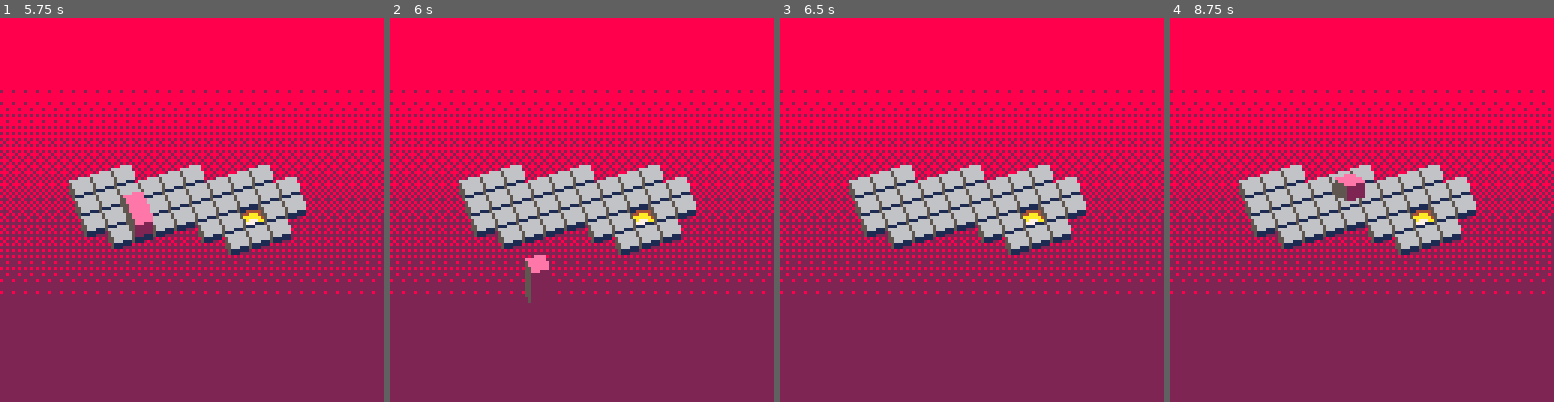
Above: before the commit, frames 1-4 (left to right).
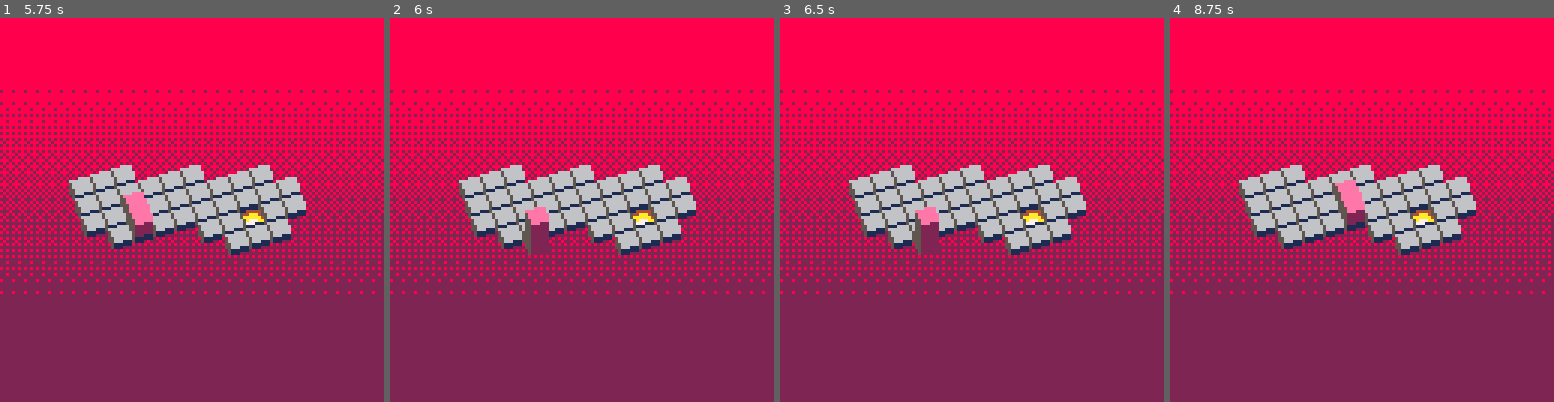
Above: after the commit, the same moments.

Repository: thorny-thorny/pico8-bloxorz
Game: PICO-8 cartridge bloxorz.p8
The game is run twice, just before and just after one commit, with the same random seed, the same clock (stepped at 60 frames per second) and the same inputs.
Inputs:
- Up to frame 1 (5.75 s): tap O (Z key) at 0.7, 1.7, 2.1, 2.5, 2.9, 3.3, 3.7, 4.1, 4.5, 4.9, 5.3, 5.7 s; hold Right 1.6-2.1 s; hold Up 2.15-2.42 s; hold Right 2.47-3.03 s; hold Left 3.08-3.58 s; hold Down 3.63-3.97 s; hold Right 4.02-4.68 s; hold Up 4.73-5.03 s; hold Left 5.08-5.68 s; hold Down from 5.73 s (still down)
- Up to frame 2 (6 s): keep holding Down
- Up to frame 3 (6.5 s): release Down at 6.03 s; hold Right from 6.08 s (still down); tap O (Z key) at 6.1 s
- Up to frame 4 (8.75 s): tap O (Z key) every 0.4 s from 6.5 to 8.5 s; release Right at 6.58 s; hold Right 6.63-7.13 s; hold Up 7.18-7.45 s; hold Right 7.5-8.07 s; hold Left 8.12-8.62 s; hold Down from 8.67 s (still down)

Frame 1 is identical in both runs. In frame 2, 1.0% of the frame differs, in the area x 35-42%, y 49-75%; in frame 3, 0.6%; in frame 4, 0.7%.

Commit message:
Splits animations

Diff:
--- a/block.lua
+++ b/block.lua
@@ -16,6 +16,7 @@
 		stands_on = block_stands_on,
 		get_points = block_get_points,
 		split = block_split,
+		try_join = block_try_join,
 	}
 
 	return block
@@ -64,7 +65,7 @@
 	points[1] = make_uv_point(self.point.u, self.point.v)
 
 	if self.split_point ~= nil then
-		points[2] = split_point
+		points[2] = self.split_point
 	elseif self.side == block_side.u then
 		points[2] = self.point:by_adding_u(1)
 	elseif self.side == block_side.v then
@@ -76,7 +77,7 @@
 
 function block_stands_on(self, point, whole)
 	local points = self:get_points()
-	if whole and #points != 1 then
+	if whole and #points ~= 1 then
 		return false
 	end
 
@@ -97,6 +98,29 @@
 	-- self.v = v1
 	-- self.u2 = u2
 	-- self.v2 = v2
+end
+
+function block_try_join(self)
+	if self.split_point ~= nil then
+		local touches_u = self.point:touches_point_by_u(self.split_point)
+		local touches_v = self.point:touches_point_by_v(self.split_point)
+
+		if touches_u or touches_v then
+			if touches_u then
+				self.side = block_side.u
+				self.point = make_uv_point(min(self.point.u, self.split_point.u), self.point.v)
+			else
+				self.side = block_side.v
+				self.point = make_uv_point(self.point.u, min(self.point.v, self.split_point.v))
+			end
+
+			self.split_active = false
+			self.split_point = nil
+			return true
+		end
+	end
+
+	return false
 end
 
 function block_update(self)
@@ -122,12 +146,12 @@
 	elseif btnp(⬇️) then
 		d.v = 1
 	elseif btnp(🅾️) then
-	-- self.split_active = ~self.split_active
-	end
-
-	if d.u != 0 then
-		if self.split_point != nil then
-			-- self.side = block_side.z
+		self.split_active = not self.split_active
+	end
+
+	if d.u ~= 0 then
+		if self.split_point ~= nil then
+			new_side = block_side.z
 		elseif self.side == block_side.z then
 			if d.u < 0 then
 					d.u = -2
@@ -139,9 +163,9 @@
 			end
 			new_side = block_side.z
 		end
-	elseif d.v != 0 then
-		if self.split_point != nil then
-			-- self.side = block_side.z
+	elseif d.v ~= 0 then
+		if self.split_point ~= nil then
+			new_side = block_side.z
 		elseif self.side == block_side.z then
 			if d.v < 0 then
 				d.v = -2
@@ -157,36 +181,23 @@
 
 	if not d:is_zero() then
 		local point = self.point
-		if self.split_point != nil and self.split_active == 1 then
-			-- point = self.split_point
-		end
-
-		self.prev_point = self.point
+		if self.split_point ~= nil and self.split_active then
+			point = self.split_point
+		end
+
+		self.prev_point = point
 		self.prev_side = self.side
 
-		self.point = point:by_adding_point(d)
+		local new_point = point:by_adding_point(d)
 		self.side = new_side
-
-		self.animation = make_block_transition_animation(self.prev_point, self.prev_side, self.point, self.side)
-	end
-
-	-- if self.split_point != nil then
-	-- 	local touches_u = self.point:touches_point_by_u(self.split_point)
-	-- 	local touches_v = self.point:touches_point_by_v(self.split_point)
-
-	-- 	if touches_u or touches_v then
-	-- 		self.split = false
-	-- 		self.updated = true
-
-	-- 		if touches_u then
-	-- 			self.side = block_side.u
-	-- 			self.point.u = min(self.point.u, self.split_point.u)
-	-- 		else
-	-- 			self.side = block_side.v
-	-- 			self.point.v = min(self.point.v, self.split_point.v)
-	-- 		end
-	-- 	end
-	-- end
+		if self.split_point ~= nil and self.split_active then
+			self.split_point = new_point
+		else
+			self.point = new_point
+		end
+
+		self.animation = make_block_transition_animation(self.prev_point, self.prev_side, new_point, self.side)
+	end
 
 	return false
 end
@@ -202,7 +213,7 @@
 	local sprite = nil
 	local thin = false
 
-	if self.animation ~= nil and self.animation ~= false then
+	if self.animation ~= nil and draw_split == self.split_active then
 		local state = self.animation:get_state()
 		if state.side ~= nil then
 			side = state.side
@@ -244,8 +255,15 @@
 end
 
 function block_draw(self)
-	self:subdraw(false)
 	if self.split_point ~= nil then
-		self:subdraw(true)
-	end
-end
+		local draw_split_first = false
+		if self.split_point.u > self.point.u or self.split_point.v < self.point.v then
+			draw_split_first = true
+		end
+
+		self:subdraw(draw_split_first)
+		self:subdraw(not draw_split_first)
+	else
+		self:subdraw(false)
+	end
+end
--- a/block_animations.lua
+++ b/block_animations.lua
@@ -3,8 +3,6 @@
 	u = 1, -- location: [(u, v), (u + 1, v)]
 	v = 2, -- location: [(u, v), (u, v + 1)]
 }
-
--- falling_animation_delay = 3
 
 function block_transition(from_point, from_side, to_point, to_side)
   local sprite = nil
@@ -16,6 +14,7 @@
   local v_to_z = to_side == block_side.z and from_side == block_side.v
   local v_to_v = to_side == block_side.v and from_side == block_side.v
   local u_to_u = to_side == block_side.u and from_side == block_side.u
+  local z_to_z = to_side == block_side.z and from_side == block_side.z -- splits
 
   local u_greater = to_point.u > from_point.u
   local v_greater = to_point.v > from_point.v
@@ -56,6 +55,18 @@
   elseif u_to_u and not v_greater then
     sprite = 96
     d:add(0, -10)
+  elseif z_to_z and u_greater then
+    sprite = 98
+    d:add(-2, -8)
+  elseif z_to_z and not u_greater and to_point.u ~= from_point.u then
+    sprite = 100
+    d:add(-5, -11)
+  elseif z_to_z and v_greater then
+    sprite = 102
+    d:add(-1, -10)
+  elseif z_to_z and not v_greater and to_point.v ~= from_point.v then
+    sprite = 104
+    d:add(-4, -1)
   end
 
   return {
--- a/bloxorz.p8
+++ b/bloxorz.p8
@@ -286,11 +286,11 @@
 __map__
 0101000000010101010100000000010100000000000000000000000000000000000000000000000000000000000000000000000000000000000000000000000000000000000000000000000000000000000000000000000000000001010101000000000000010101010101000000000000000000000000000000000000000000
 010000000001010101010000000000010000000000000000000000000000000000000000000000000000000000000000000000000000000000000000000000000000000005050505050505000000000000010101010d0d0109010101010801000000000000010000010101000000000000000000000000000101010100000000
-0000000101010100010101010000000000000001010100000000000000000000000000000000010101010000010101000000000000000101010101010100000000000000050505050505050000000000000101010100000000000000010101000000000000010000010101010100000000000000000000000101010100000000
+0000000101010101010101010000000000000001010100000000000000000000000000000000010101010000010101000000000000000101010101010100000000000000050505050505050000000000000101010100000000000000010101000000000000010000010101010100000000000000000000000101010100000000
 0000000101010101010101010b0b00000000000108010101010000000000000001010101000001010a0100000106010001010101000001010100000101000000000101010100000000000101010000000001010f0100000000000000000000000801010101010000000000010101010001010100000000000100000101010100
-0000000101000108010901010000000000000001010101010101010100000000010109010000010101010000010101000101010101010101010000010101010000010101000000000000000101000000000101010100000000000000000000000000000001010100000000010106010001080101010101010100000001060100
-0000000101010101010a01010d0d00000000000001010101010101010100000001010101000001010101000001010100010801010000000000000001010601000001010100000000000000010100000000000001010110010e0e010101000000000000000101010000000000010101000101010000000001010a000001010100
-0000000101010100010101010000000000000000000000000101060101000000010801010b0b010101010c0c0101010001010101000000000000000101010100000108010000010101010505050505000000000000000000000000010101010f0000000000000100000101000000000001010100000000010101000001010100
+0000000101010108010101010000000000000001010101010101010100000000010109010000010101010000010101000101010101010101010000010101010000010101000000000000000101000000000101010100000000000000000000000000000001010100000000010106010001080101010101010100000001060100
+0000000101010101010101010d0d00000000000001010101010101010100000001010101000001010101000001010100010801010000000000000001010601000001010100000000000000010100000000000001010110010e0e010101000000000000000101010000000000010101000101010000000001010a000001010100
+0000000101010101010101010000000000000000000000000101060101000000010801010b0b010101010c0c0101010001010101000000000000000101010100000108010000010101010505050505000000000000000000000000010101010f0000000000000100000101000000000001010100000000010101000001010100
 000000000001010101010000000000000000000000000000000101010000000001010101000001010101000000000000000000000000000000000000010101000001010100000101010105050505050000010101000000000000000101010101000000000000010101010100000000000001010c000000010000000000000000
 0100000000010101010100000000000100000000000000000000000000000000000000000000000000000000000000000000000000000000000000000000000000000000000001060100000505010500000106010101111101010101010100000000000000000101010101000000000000000101010101010000000000000000
 0101000000000000000000000000010100000000000000000000000000000000000000000000000000000000000000000000000000000000000000000000000000000000000001010100000505050500000101010100000000000000000000000000000000000001010100000000000000000000000000000000000000000000
--- a/level.lua
+++ b/level.lua
@@ -138,6 +138,10 @@
 		return false
 	end
 
+	if self.block:try_join() then
+		sfx(sounds.join)
+	end
+
 	local points = self.block:get_points()
 	local died = false
 	local got_sfx = false
--- a/sounds.lua
+++ b/sounds.lua
@@ -4,4 +4,5 @@
   death = 2,
   press = 3,
   fragile = 4,
+  join = 2,
 }
Not shown, changed: 18 lines of the sprite sheet (__gfx__) section of bloxorz.p8
